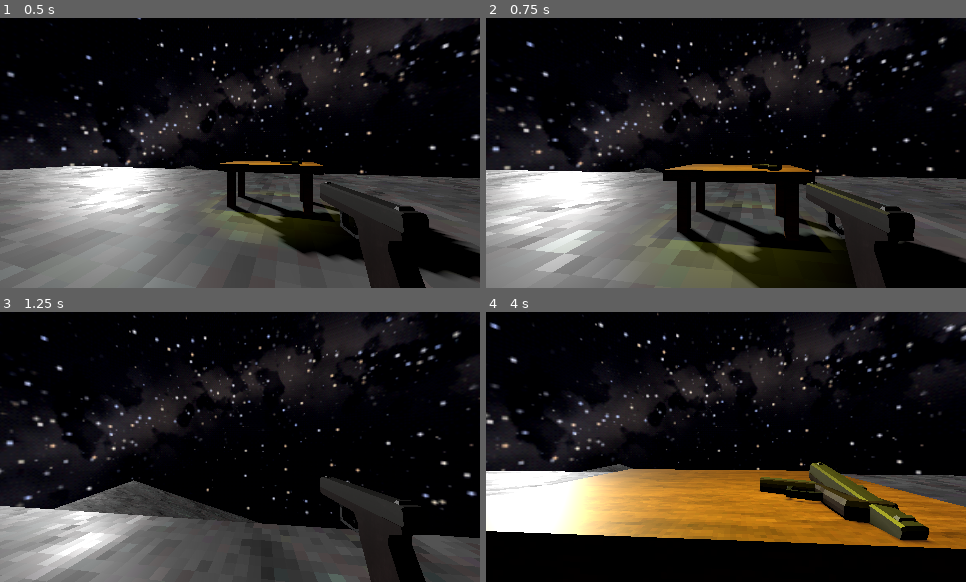
Above: before the commit, frames 1-4 (two rows, left to right).
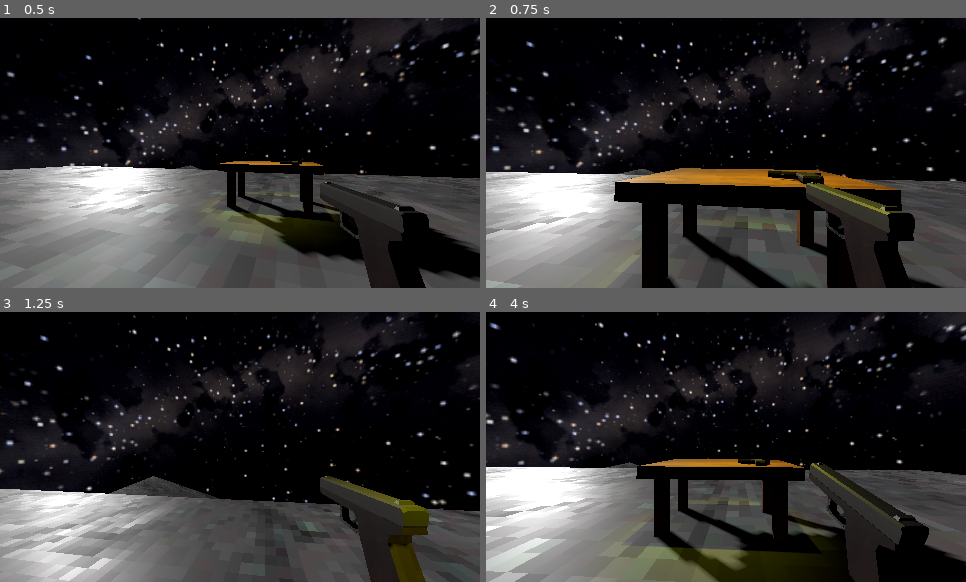
Above: after the commit, the same moments.

Repository: TheM0RSE/GameOff2026
Game: Godot game, scene res://Scenes/Main.tscn
The game is run twice, just before and just after one commit, with the same random seed, the same clock (stepped at 60 frames per second) and the same inputs.
Inputs (mouse positions are in pixels of both pictures, inside the frame that each line leads up to):
- Up to frame 1 (0.5 s): no input
- Up to frame 2 (0.75 s): move the mouse to (750, 153) at 0.52 s; hold W (up) from 0.53 s (still down); tap Shift (Dash, bound only after the commit) at 0.6 s
- Up to frame 3 (1.25 s): keep holding W (up); tap Space (jump) at 0.77 s; tap Ctrl (Dash, bound only before the commit) at 0.8 s
- Up to frame 4 (4 s): keep holding W (up); move the mouse to (702, 447) at 1.27 s; tap Ctrl (Dash, bound only before the commit) at 1.35, 2.3, 2.85, 3.8 s; tap Space (jump) at 1.52, 3.02, 3.77 s; tap Shift (Dash, bound only after the commit) at 1.55, 2.1, 3.05 s; move the mouse to (735, 441) at 2.02 s; tap Enter at 2.75 s; move the mouse to (721, 452) at 2.77 s; tap R (reset) at 3.5 s; move the mouse to (764, 449) at 3.52 s; click (764, 449) at 3.6 s

Frame 1 is identical in both runs. In frame 2, 20% of the frame differs, in the area x 0-100%, y 54-100%; in frame 3, 13%; in frame 4, 33%.

Commit message:
Changed shift keybind from sprint to dash.

Diff:
--- a/Entities/Player/Player.gd
+++ b/Entities/Player/Player.gd
@@ -132,7 +132,6 @@
 
 	# Set target direction
 	var target = direction * WALK_SPEED
-
 	# Handle dash
 	if is_dashing:
 		dash_timer -= delta
--- a/project.godot
+++ b/project.godot
@@ -63,14 +63,9 @@
 "events": [Object(InputEventMouseButton,"resource_local_to_scene":false,"resource_name":"","device":-1,"window_id":0,"a …(253 unchanged characters)…
 ]
 }
-Sprint={
+Dash={
 "deadzone": 0.2,
 "events": [Object(InputEventKey,"resource_local_to_scene":false,"resource_name":"","device":-1,"window_id":0,"alt_press …(195 unchanged characters)…
-]
-}
-Dash={
-"deadzone": 0.2,
-"events": [Object(InputEventKey,"resource_local_to_scene":false,"resource_name":"","device":-1,"window_id":0,"alt_pressed":false,"shift_pressed":false,"ctrl_pressed":false,"meta_pressed":false,"pressed":false,"keycode":0,"physical_keycode":4194326,"key_label":0,"unicode":0,"location":0,"echo":false,"script":null)
 ]
 }
 pause={
